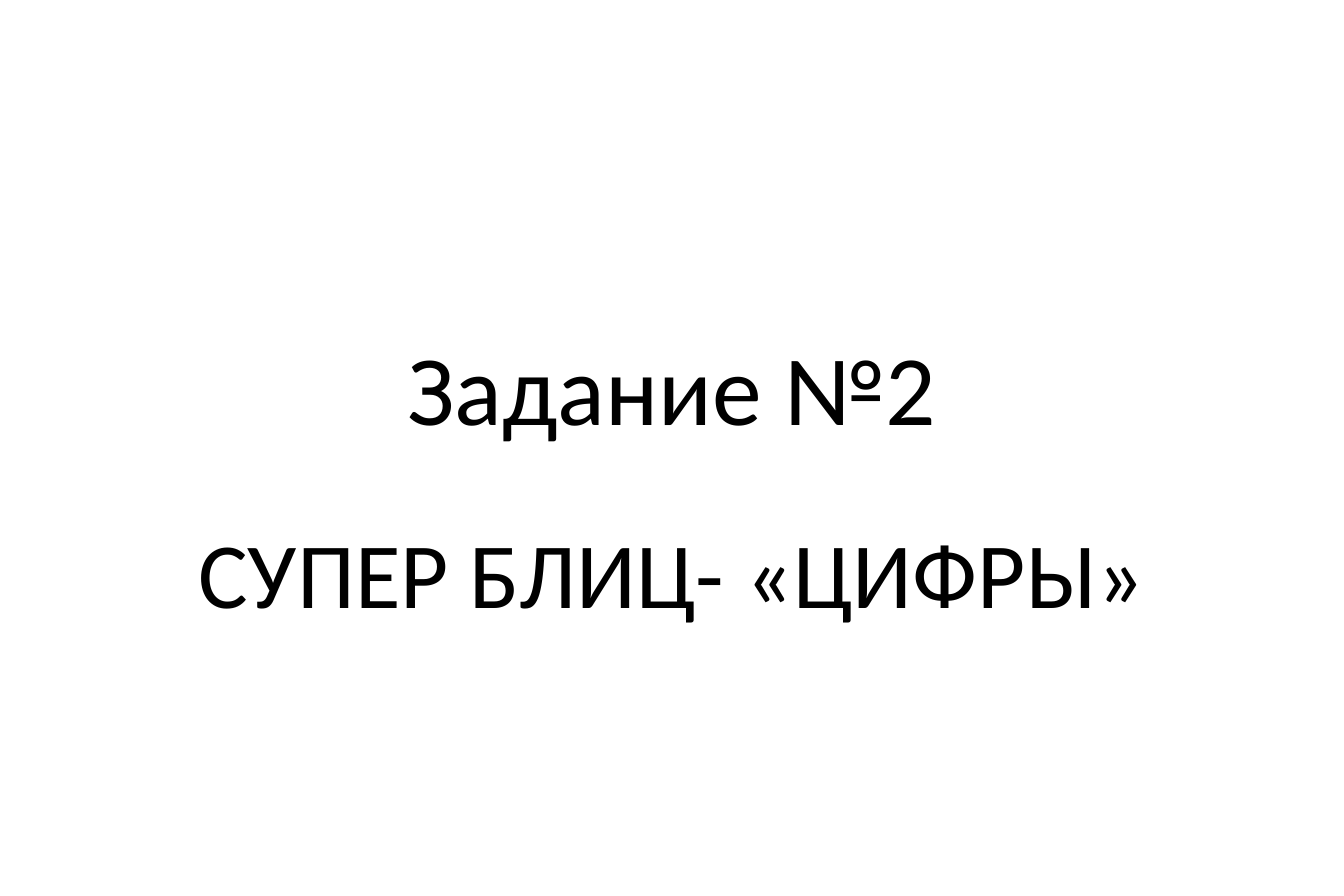
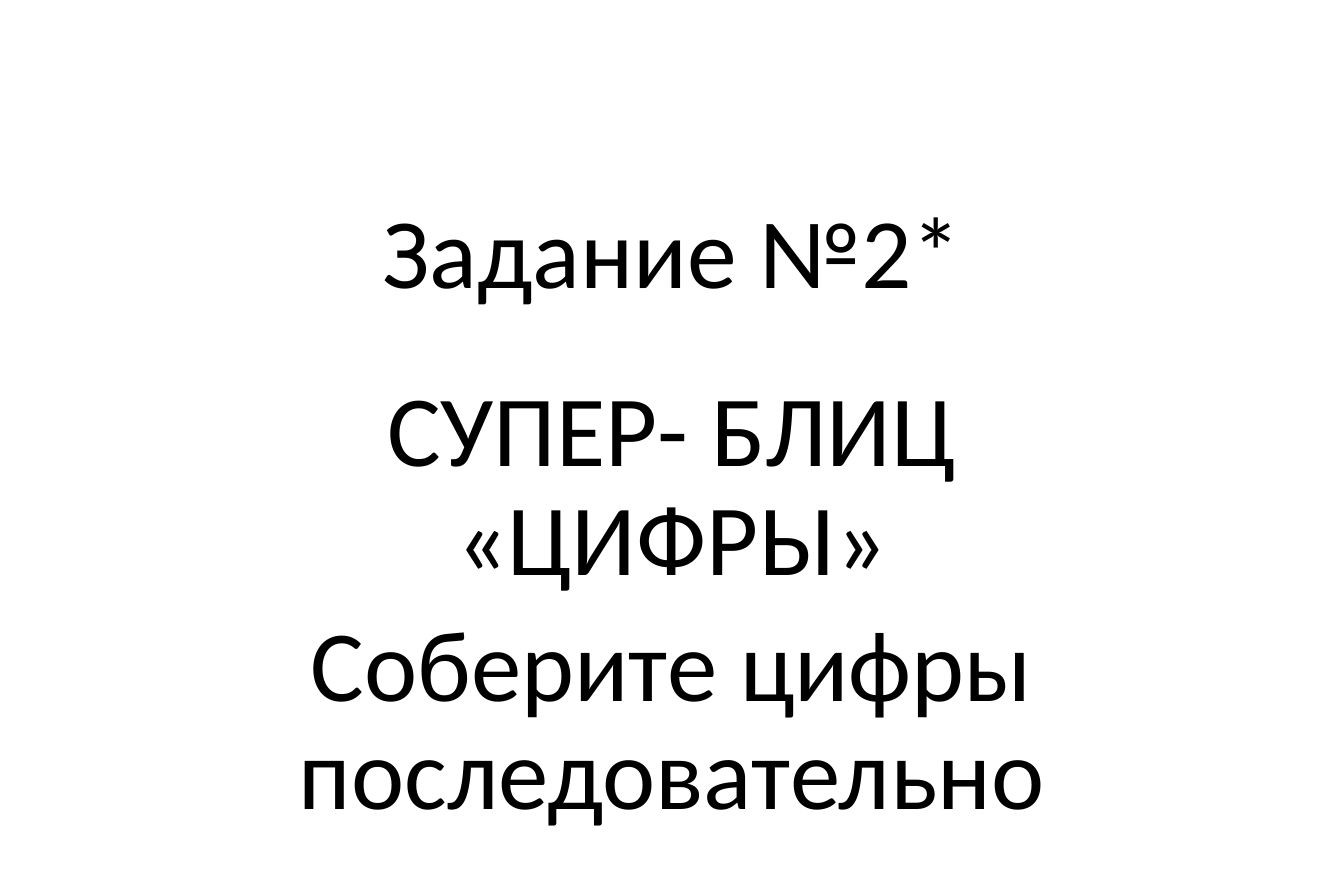
Before and after one commit to vvaassiihhaa/masha, a slide deck: slide 3 of КВЕСТ/Kvest 2706.pptx. Drawn at 1344x896 pixels with LibreOffice and Linux fonts; fonts in the diff are those of the drawing. Boxes give left, top, right and bottom in pixels: in the first picture for what was removed or moved away, otherwise in the second. Text is boxed around its words. In the diff, an @@ line names an element or a change of style, - is before the commit and + after.

```diff
--- a/КВЕСТ/Kvest 2706.pptx
+++ b/КВЕСТ/Kvest 2706.pptx
@@ title at (383,217,961,305): text changed @@
-Задание №2
+Задание №2*
@@ subtitle at (299,400,1044,826): text changed; size 29.5 to 31.9 pt @@
-СУПЕР БЛИЦ- «ЦИФРЫ»
+СУПЕР- БЛИЦ «ЦИФРЫ»
+Соберите цифры последовательно
```
Also in this commit, not shown: 2 other slides changed, 24 slides added, 4 slides removed, 4 other files.
